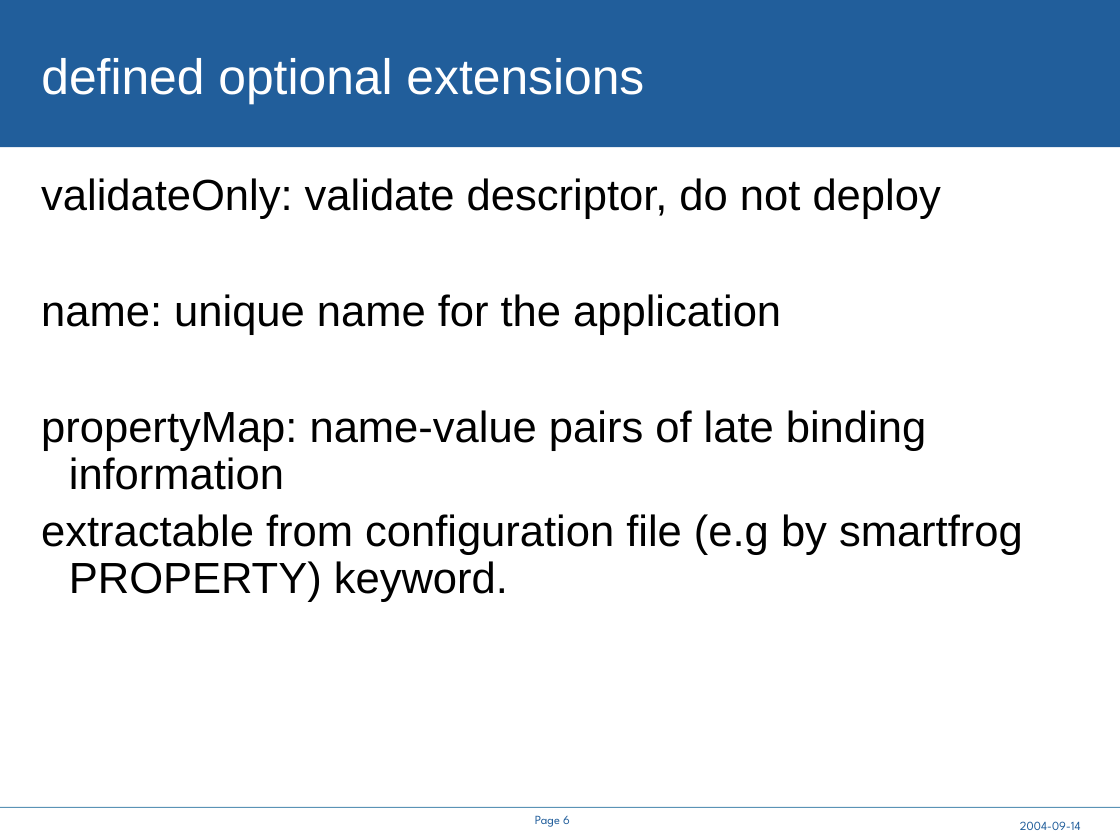
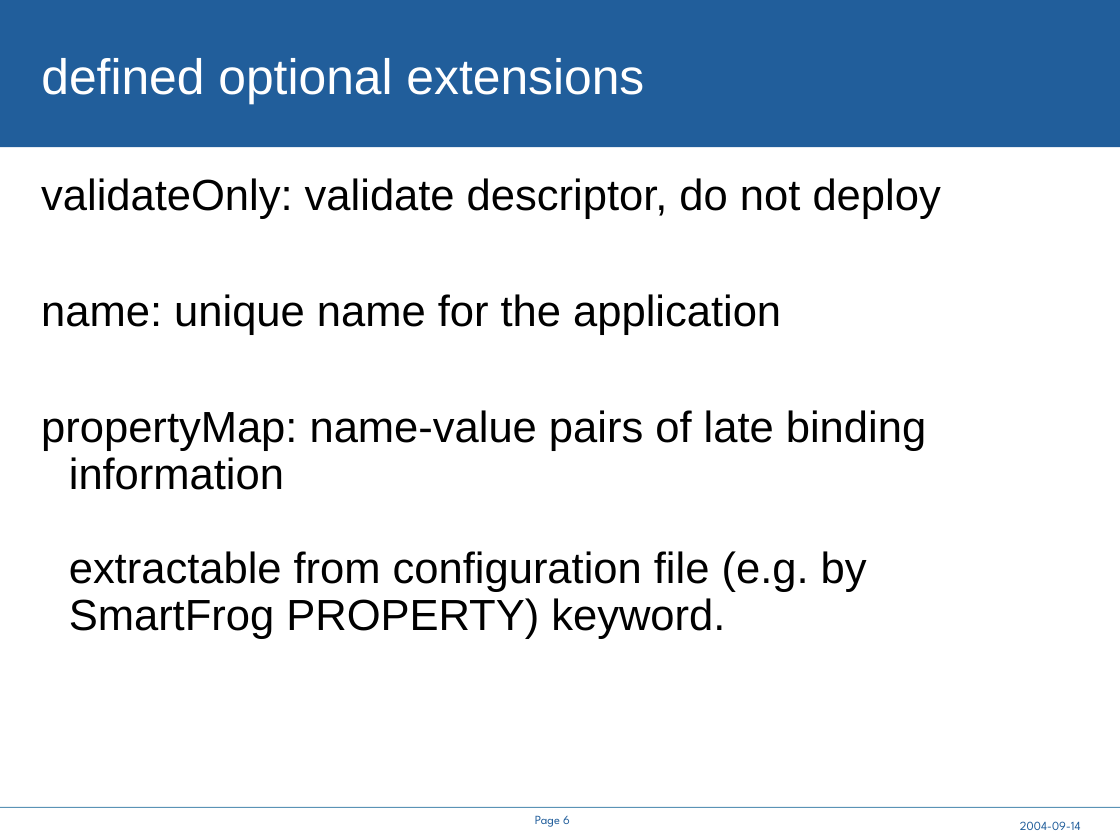
Before and after one commit to steveloughran/smartfrog, a slide deck: slide 6 of core/components/cddlm/doc/A Service API for deployment.ppt. Drawn at 1120x840 pixels with LibreOffice and Linux fonts; fonts in the diff are those of the drawing; background and template pictures are left out. Boxes give left, top, right and bottom in pixels: in the first picture for what was removed or moved away, otherwise in the second. Text is boxed around its words. In the diff, an @@ line names an element or a change of style, - is before the commit and + after.

```diff
--- a/core/components/cddlm/doc/A Service API for deployment.ppt
+++ b/core/components/cddlm/doc/A Service API for deployment.ppt
@@ text at box(41, 410, 926, 639): text changed @@
-propertyMap: name-value pairs of late binding information
-extractable from configuration file (e.g by smartfrog PROPERTY) keyword.
+propertyMap: name-value pairs of late binding information
+extractable from configuration file (e.g. by SmartFrog PROPERTY) keyword.
```
Also in this commit, not shown: 7 other slides changed, 2 slides added, 1 slide removed, 2 other files.
